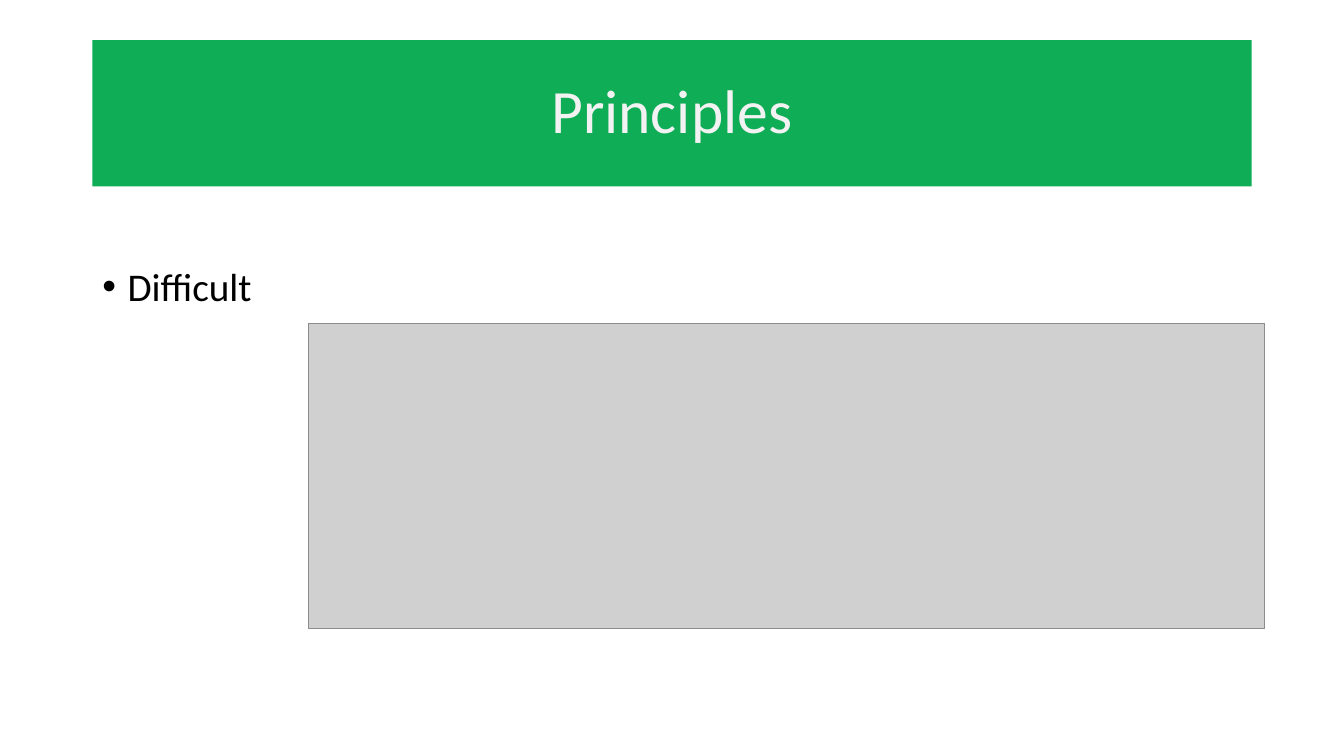
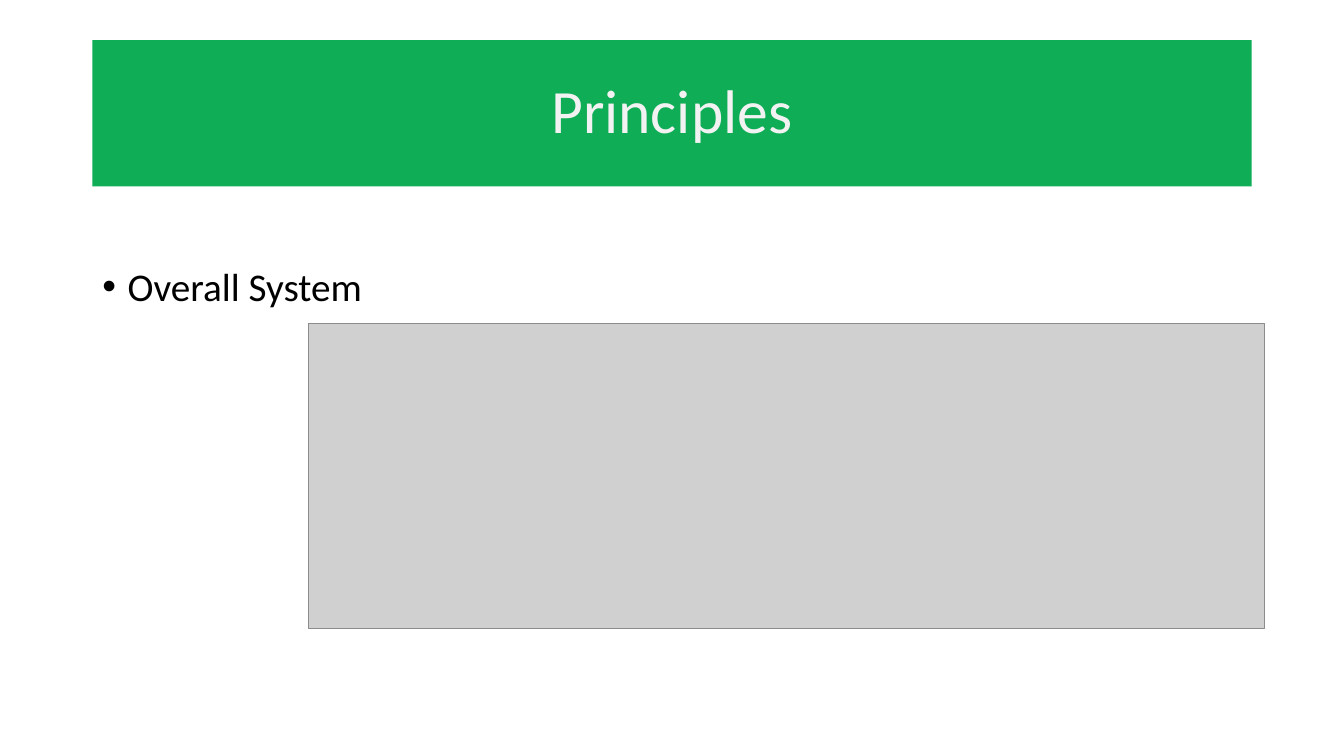
Before and after one commit to mathFPGAseek/und_eecs590_F21, a slide deck: slide 13 of diffuser_cam_20211202_rev1.pptx. Drawn at 1344x756 pixels with LibreOffice and Linux fonts; fonts in the diff are those of the drawing; grey boxes stand for pictures; background and template pictures are left out. Boxes give left, top, right and bottom in pixels: in the first picture for what was removed or moved away, otherwise in the second. Text is boxed around its words. In the diff, an @@ line names an element or a change of style, - is before the commit and + after.

```diff
--- a/diffuser_cam_20211202_rev1.pptx
+++ b/diffuser_cam_20211202_rev1.pptx
@@ text at (128, 273, 362, 308): text changed @@
-• Difficult
+• Overall System
```
Also in this commit, not shown: 3 other slides changed, 6 slides added, 8 slides removed.
